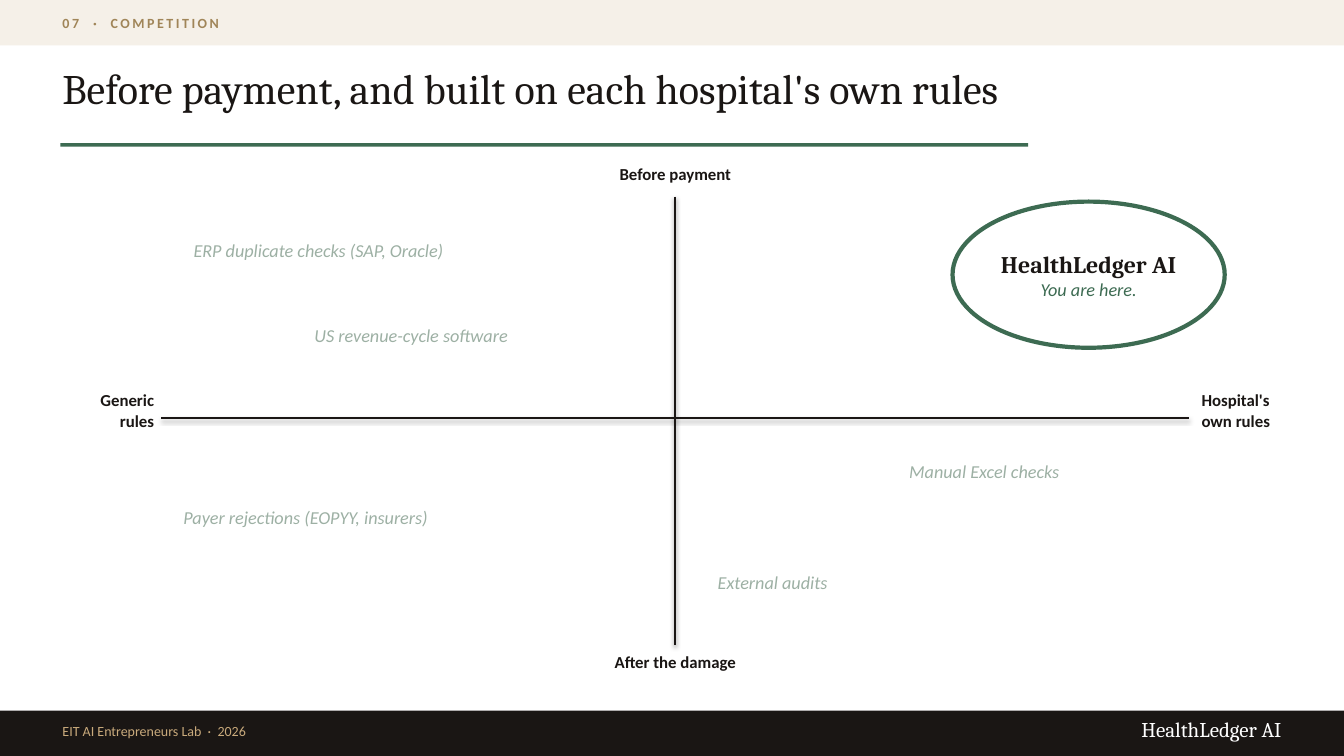
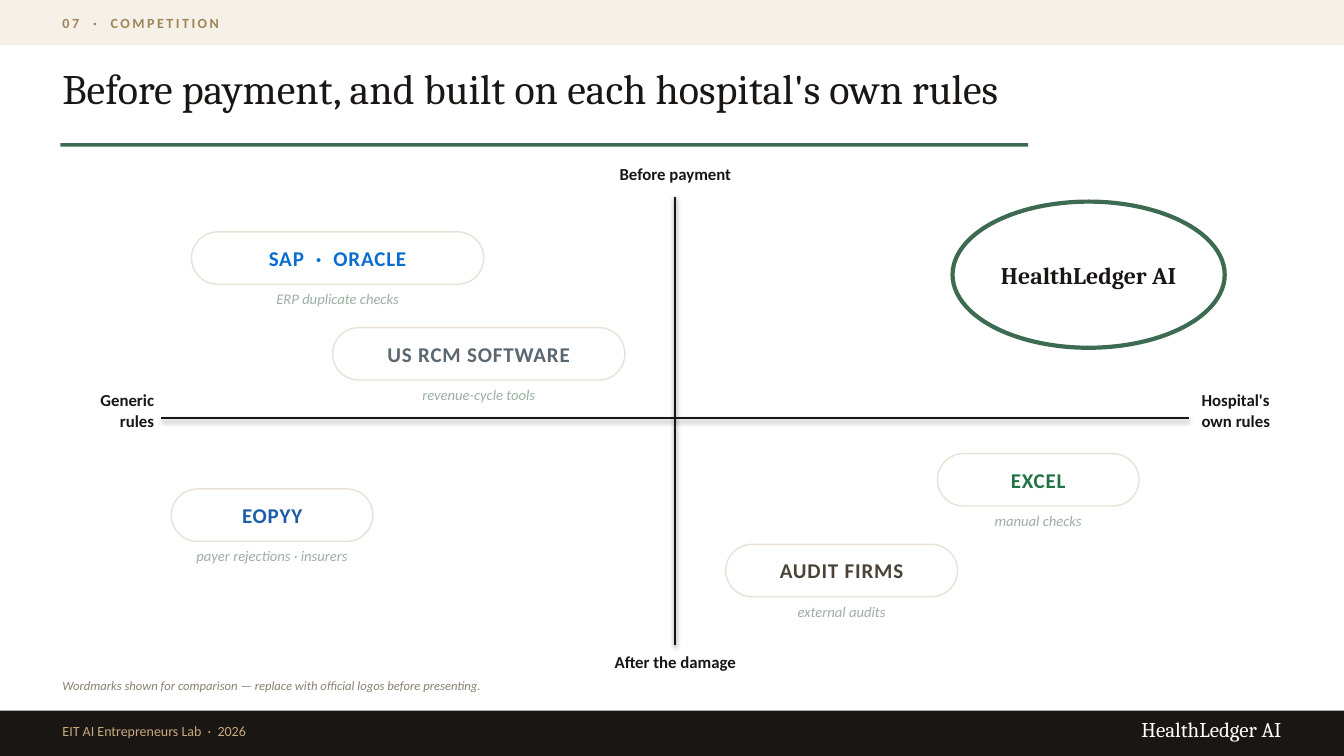
Before and after one commit to mrply97/AI, a slide deck: slide 12 of HealthLedgerAI_EIT_Pitch.pptx. Drawn at 1344x756 pixels with LibreOffice and Linux fonts; fonts in the diff are those of the drawing. Boxes give left, top, right and bottom in pixels: in the first picture for what was removed or moved away, otherwise in the second. Text is boxed around its words. In the diff, an @@ line names an element or a change of style, - is before the commit and + after.

```diff
--- a/HealthLedgerAI_EIT_Pitch.pptx
+++ b/HealthLedgerAI_EIT_Pitch.pptx
@@ rounded rectangle added at [192,232,484,284], fill #FFFFFF, outline #E8E2D6 1 pt @@
@@ text added at [269,252,406,266], 15 pt, text #0A6ED1, bold @@
+SAP · ORACLE
@@ text at [276,294,399,306]: text changed; size 13 to 10.5 pt @@
-ERP duplicate checks (SAP, Oracle)
+ERP duplicate checks
@@ text at [1041,283,1136,296]: paragraph removed @@
-You are here.
@@ text "US RCM SOFTWARE" at [387,348,570,362]: vertical alignment top to middle @@
@@ rounded rectangle added at [333,328,625,380], fill #FFFFFF, outline #E8E2D6 1 pt @@
@@ text at [387,348,570,362]: text changed; size 13 to 15 pt; text colour #9DB0A4 to #5B6770; bold on; italic off @@
-US revenue-cycle software
+US RCM SOFTWARE
@@ text added at [422,390,535,402], 10.5 pt, text #9DB0A4, italic @@
+revenue-cycle tools
@@ rounded rectangle added at [938,454,1139,506], fill #FFFFFF, outline #E8E2D6 1 pt @@
@@ text added at [1011,474,1066,488], 15 pt, text #217346, bold @@
+EXCEL
@@ rounded rectangle added at [171,489,373,541], fill #FFFFFF, outline #E8E2D6 1 pt @@
@@ text added at [242,509,302,523], 15 pt, text #1B5EA6, bold @@
+EOPYY
@@ text at [995,516,1082,526]: text changed; size 13 to 10.5 pt @@
-Manual Excel checks
+manual checks
@@ text at [196,551,348,564]: text changed; size 13 to 10.5 pt @@
-Payer rejections (EOPYY, insurers)
+payer rejections · insurers
@@ rounded rectangle added at [726,544,958,597], fill #FFFFFF, outline #E8E2D6 1 pt @@
@@ text added at [780,564,904,578], 15 pt, text #4A4438, bold @@
+AUDIT FIRMS
@@ text at [798,607,885,617]: text changed; size 13 to 10.5 pt @@
-External audits
+external audits
@@ text added at [62,681,480,692], 9 pt, text #8A8070, italic @@
+Wordmarks shown for comparison — replace with official logos before presenting.
```
Also in this commit, not shown: 9 other slides changed, 1 slide added, 2 slides removed, 3 other files.
